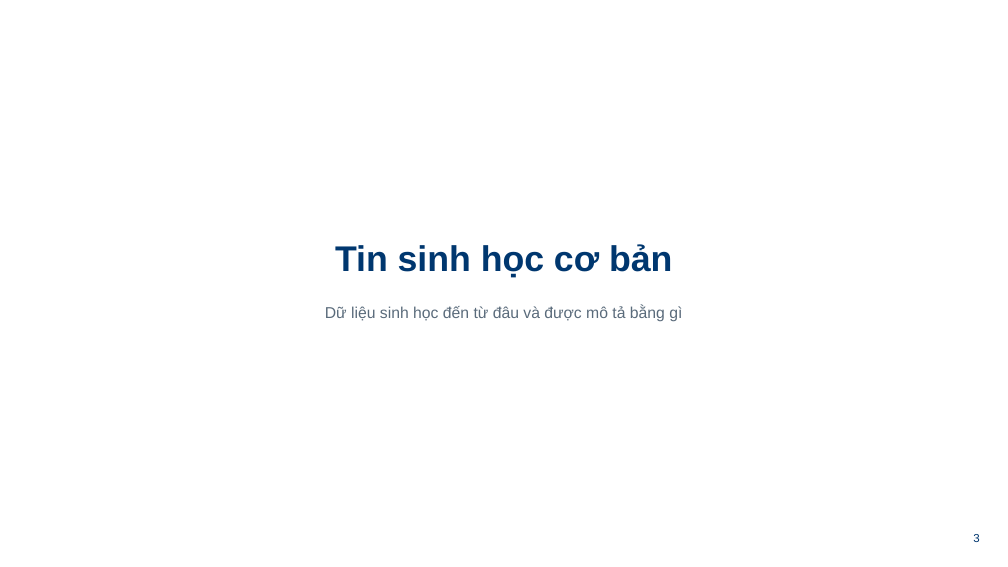
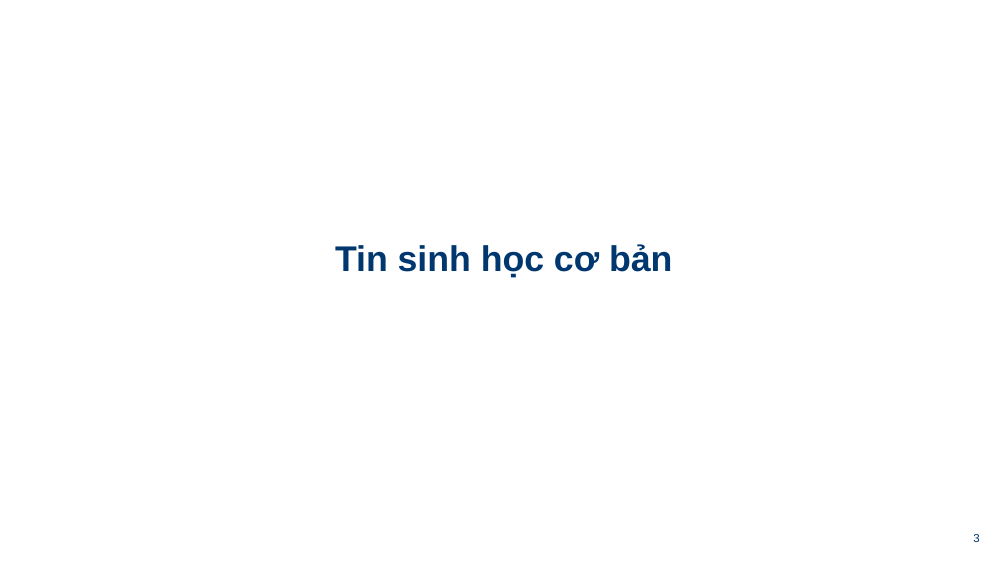
Before and after one commit to mhungdangbuonngu/Master_thesis, a slide deck: slide 3 of slide/01_kien_thuc_nen.pptx. Drawn at 1008x567 pixels with LibreOffice and Linux fonts; fonts in the diff are those of the drawing; background and template pictures are left out. Boxes give left, top, right and bottom in pixels: in the first picture for what was removed or moved away, otherwise in the second. Text is boxed around its words. In the diff, an @@ line names an element or a change of style, - is before the commit and + after.

```diff
--- a/slide/01_kien_thuc_nen.pptx
+++ b/slide/01_kien_thuc_nen.pptx
@@ text removed at bbox=[325, 305, 682, 322] @@
-Dữ liệu sinh học đến từ đâu và được mô tả bằng gì
```
Also in this commit, not shown: 3 other slides changed, 1 other file.
